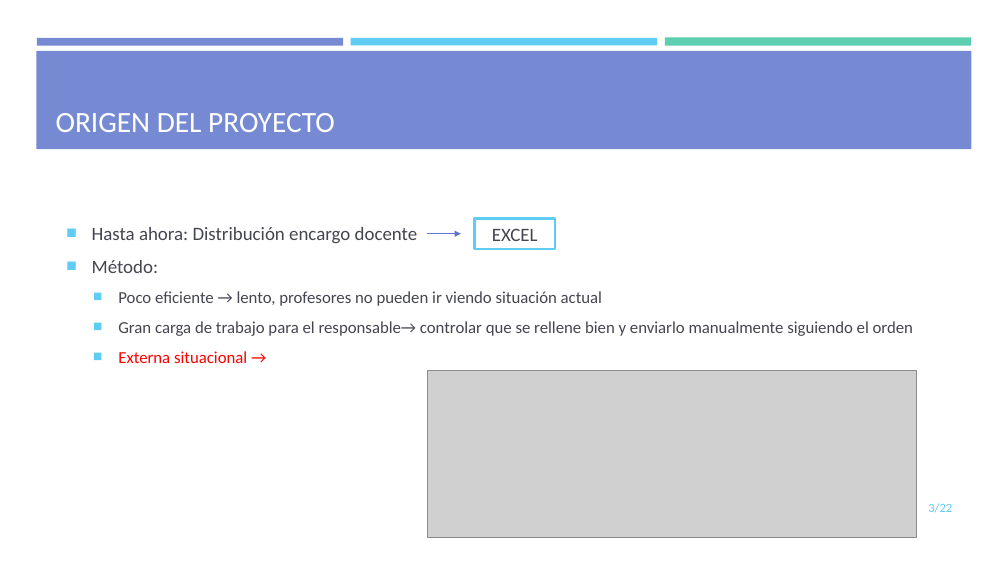
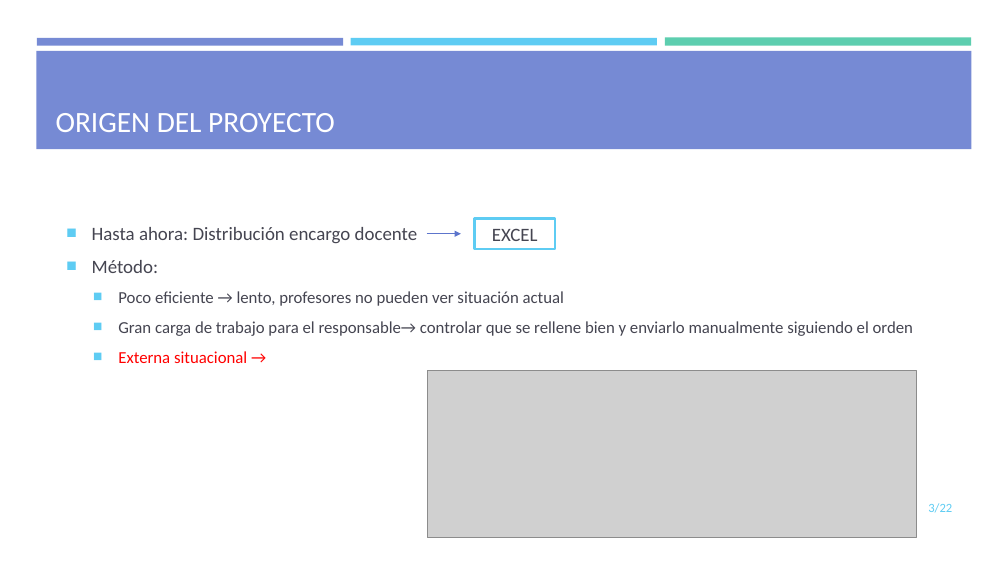
Before and after one commit to mdlunag/tfg, a slide deck: slide 3 of tfg_presentacio.pptx. Drawn at 1008x567 pixels with LibreOffice and Linux fonts; fonts in the diff are those of the drawing; grey boxes stand for pictures. Boxes give left, top, right and bottom in pixels: in the first picture for what was removed or moved away, otherwise in the second. Text is boxed around its words. In the diff, an @@ line names an element or a change of style, - is before the commit and + after.

```diff
--- a/tfg_presentacio.pptx
+++ b/tfg_presentacio.pptx
@@ text at bbox=[118, 291, 564, 306]: text changed @@
-  ■ Poco eficiente → lento, profesores no pueden ir viendo situación actual
+  ■ Poco eficiente → lento, profesores no pueden ver situación actual
```
Also in this commit, not shown: 3 other slides changed, 9 slides added, 7 slides removed, 2 other files.
